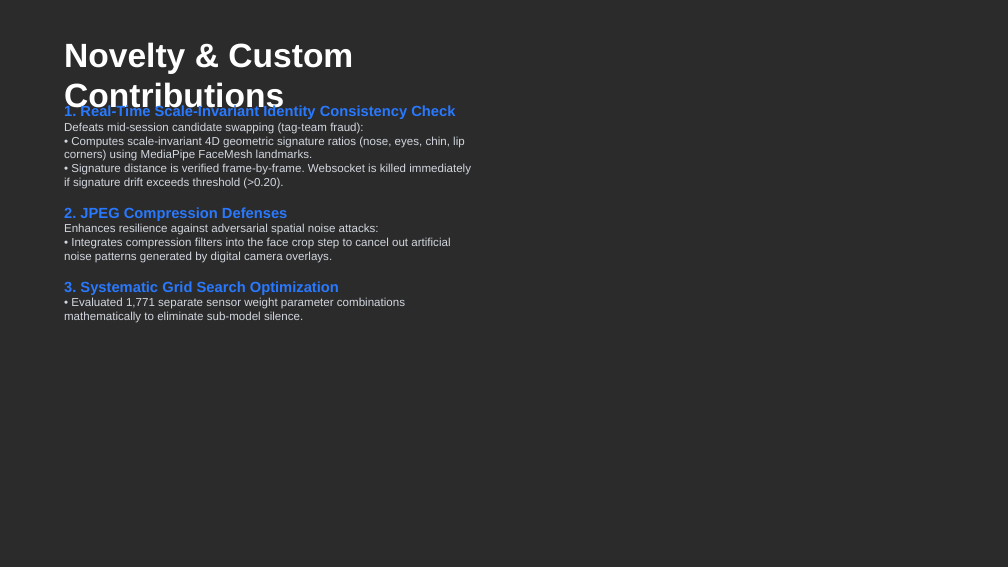
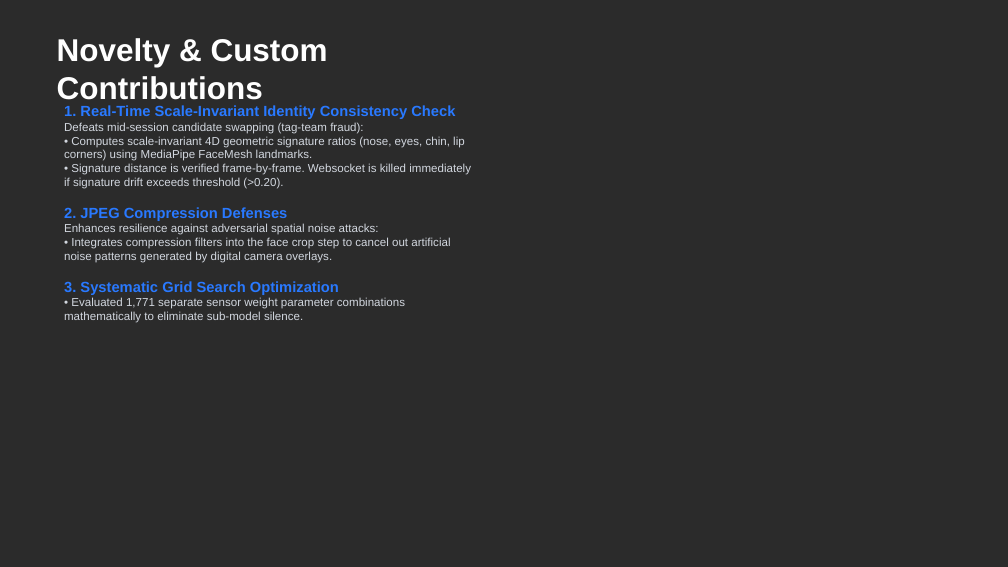
Before and after one commit to sthavirpunwatkar/SHIELD-Secure-Human-Identity-Liveness-Evaluation-Detection, a slide deck: slide 6 of reports/cdac_project_review.pptx (slide 5 before the commit). Drawn at 1008x567 pixels with LibreOffice and Linux fonts; fonts in the diff are those of the drawing; background and template pictures are left out; a plain dark background stands for a picture behind light text. Boxes give left, top, right and bottom in pixels: in the first picture for what was removed or moved away, otherwise in the second. Text is boxed around its words. In the diff, an @@ line names an element or a change of style, - is before the commit and + after.

```diff
--- a/reports/cdac_project_review.pptx
+++ b/reports/cdac_project_review.pptx
@@ text "Novelty & Custom Contributions" at (57, 38, 328, 100): size 32 to 30 pt @@
```
Also in this commit, not shown: 4 other slides changed, 1 slide added, 4 other files.
